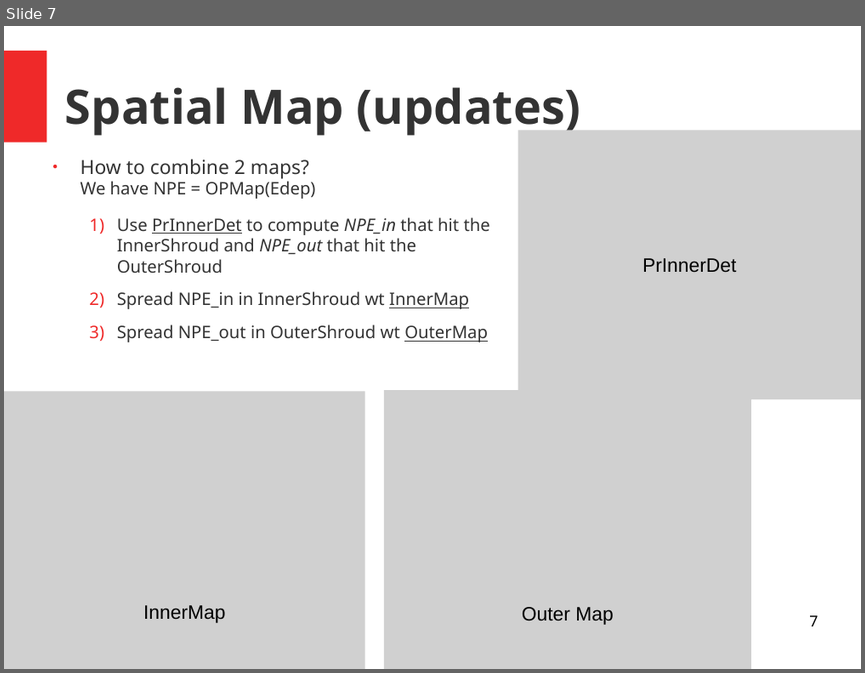
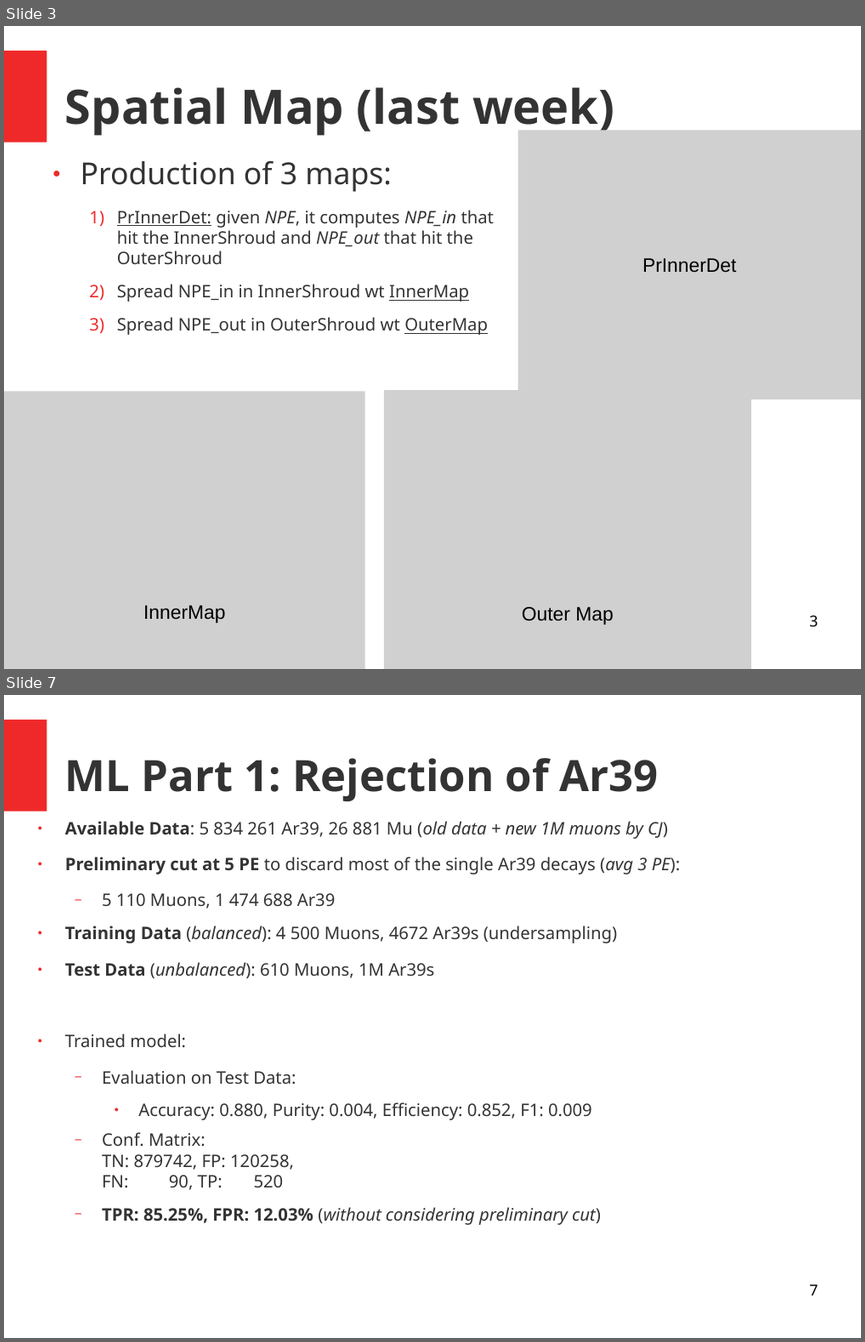
Before and after one commit to luigiberducci/ML4NP, a slide deck: Docs/meeting_ml4np_14lug2020.odp. Shown one above the other, each under a label of ours: slide 7 before the commit, slides 3 and 7 after it; the slides between them are not shown. The pictures are 865x673 and 865x1342 pixels, drawn with LibreOffice and Linux fonts; fonts in the diff are those of the drawing; grey boxes stand for pictures. Boxes give left, top, right and bottom in pixels: in the first picture for what was removed or moved away, otherwise in the second. Text is boxed around its words. In the diff, an @@ line names an element or a change of style, - is before the commit and + after.

```diff
--- a/Docs/meeting_ml4np_14lug2020.odp
+++ b/Docs/meeting_ml4np_14lug2020.odp
@@ slide 7 added at (4,695,861,1338), background #FFFFFF; not listed: 1 template element that a slide beside it also shows @@
@@ title added at (65,758,658,801), 40 pt, text #333333, bold @@
+ML Part 1: Rejection of Ar39
@@ text added at (65,821,680,1225), 16 pt, text #333333 @@
+● Available Data: 5 834 261 Ar39, 26 881 Mu (old data + new 1M muons by CJ)
+● Preliminary cut at 5 PE to discard most of the single Ar39 decays (avg 3 PE):
+  − 5 110 Muons, 1 474 688 Ar39
+● Training Data (balanced): 4 500 Muons, 4672 Ar39s (undersampling)
+● Test Data (unbalanced): 610 Muons, 1M Ar39s
+● Trained model:
+  − Evaluation on Test Data:
+    ● Accuracy: 0.880, Purity: 0.004, Efficiency: 0.852, F1: 0.009
+  − Conf. Matrix:
+    TN: 879742, FP: 120258,
+    FN: 90, TP: 520
+  − TPR: 85.25%, FPR: 12.03% (without considering preliminary cut)
@@ page number added at (809,1284,817,1295), 14 pt, text #000000 @@
+7
@@ what was slide 7 is now slide 3 @@
@@ slide 3 changed as well @@
@@ title at (65,87,614,136): text changed @@
-Spatial Map (updates)
+Spatial Map (last week)
@@ text at (80,161,494,264): text changed @@
-● How to combine 2 maps?
-  We have NPE = OPMap(Edep)
-  1) Use PrInnerDet to compute NPE_in that hit the InnerShroud and NPE_out that hit the OuterShroud
+● Production of 3 maps:
+  1) PrInnerDet: given NPE, it computes NPE_in that hit the InnerShroud and NPE_out that hit the OuterShroud
@@ page number at (809,615,817,627): text changed @@
-7
+3
```
Also in this commit, not shown: 2 other slides changed, 6 other slides added, 14 slides removed.
